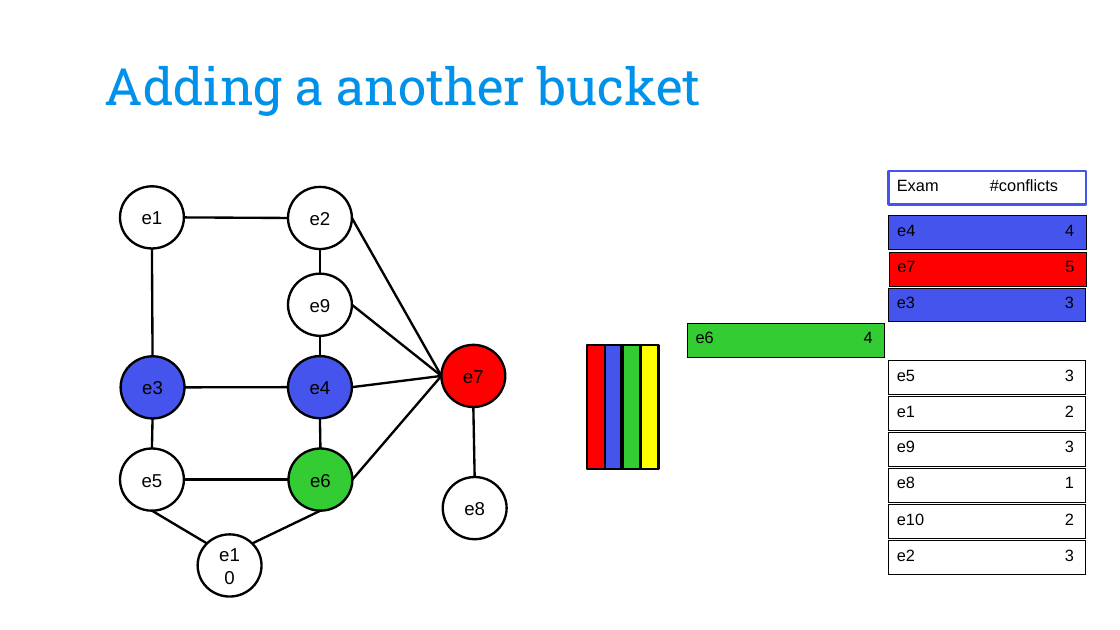
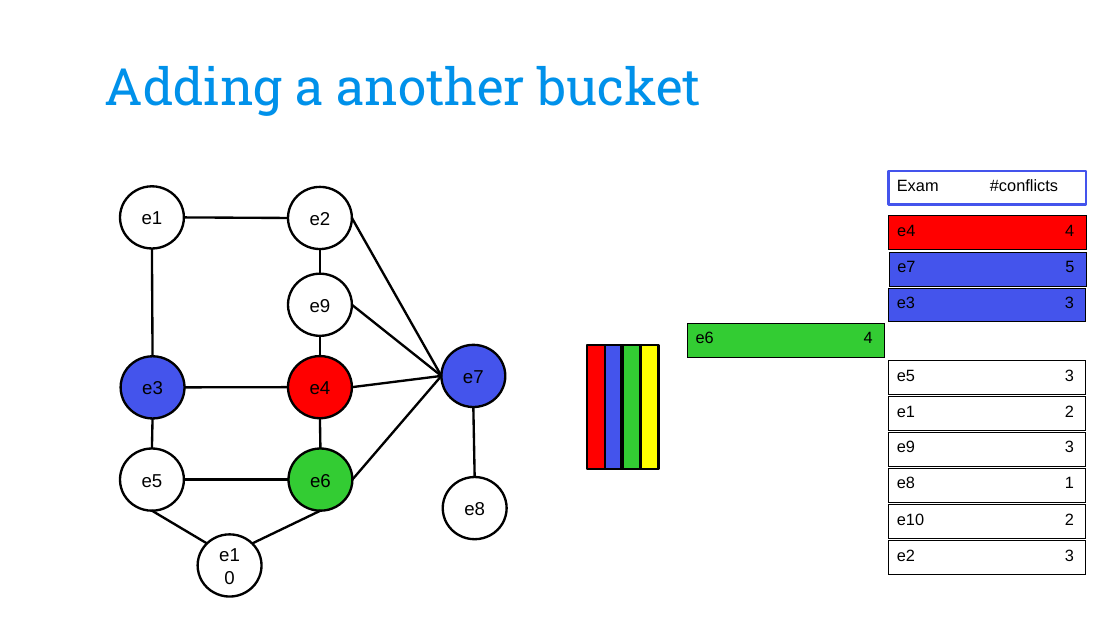
Before and after one commit to CarolinaBianchi/ETPsolver, a slide deck: slide 16 of Optimization/doc/ETPslides_OMAAL_group11.pptx. Drawn at 1120x630 pixels with LibreOffice and Linux fonts; fonts in the diff are those of the drawing; background and template pictures are left out. Boxes give left, top, right and bottom in pixels: in the first picture for what was removed or moved away, otherwise in the second. Text is boxed around its words. In the diff, an @@ line names an element or a change of style, - is before the commit and + after.

```diff
--- a/Optimization/doc/ETPslides_OMAAL_group11.pptx
+++ b/Optimization/doc/ETPslides_OMAAL_group11.pptx
@@ rectangle "e4 4" at [889, 216, 1086, 250]: fill #4454EC to #FF0000 @@
@@ rectangle "e7 5" at [889, 252, 1086, 286]: fill #FF0000 to #4454EC @@
@@ ellipse "e4" at [288, 356, 352, 418]: fill #4454EC to #FF0000 @@
@@ ellipse "e7" at [441, 345, 505, 408]: fill #FF0000 to #4454EC @@
```
Also in this commit, not shown: 2 other slides changed, 1 slide added, 3 other files.
